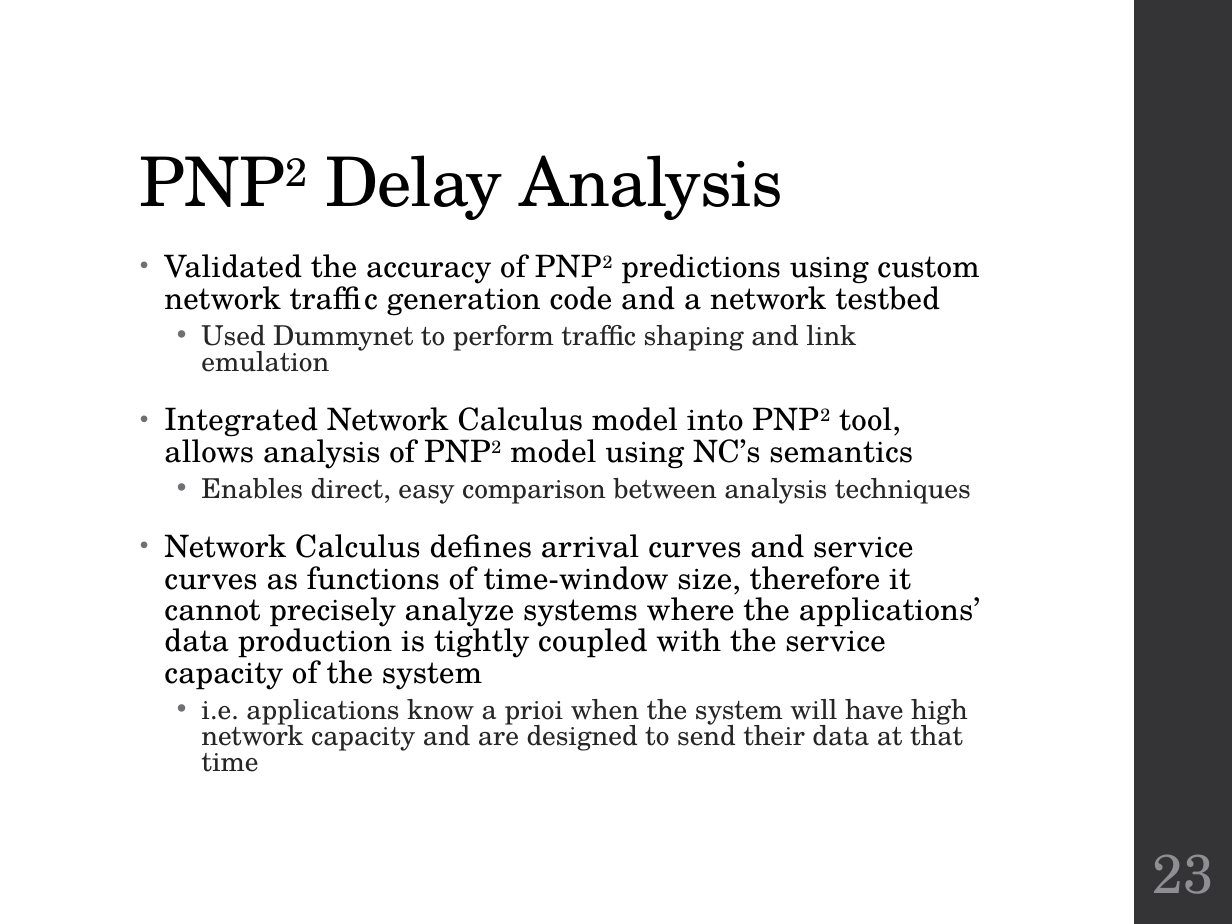
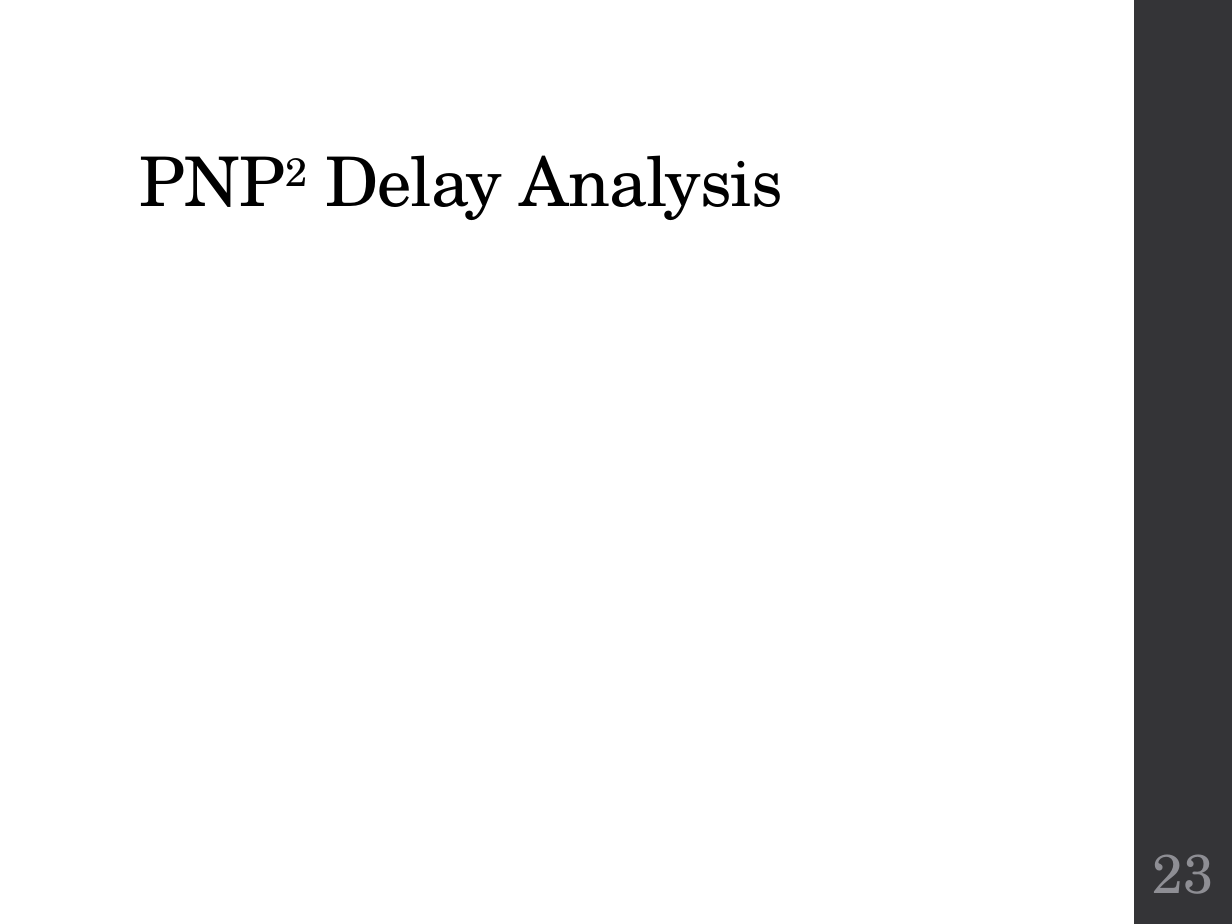
Before and after one commit to finger563/cbsat, a slide deck: slide 23 of thesis/Defense.pptx. Drawn at 1232x924 pixels with LibreOffice and Linux fonts; fonts in the diff are those of the drawing; grey boxes stand for pictures. Boxes give left, top, right and bottom in pixels: in the first picture for what was removed or moved away, otherwise in the second. Text is boxed around its words. In the diff, an @@ line names an element or a change of style, - is before the commit and + after.

Commit message:
added delay slides

```diff
--- a/thesis/Defense.pptx
+++ b/thesis/Defense.pptx
@@ text removed at box(164, 254, 980, 772) @@
-• Validated the accuracy of PNP2 predictions using custom network traffic generation code and a network testbed
-  • Used Dummynet to perform traffic shaping and link emulation
-• Integrated Network Calculus model into PNP2 tool, allows analysis of PNP2 model using NC’s semantics
-  • Enables direct, easy comparison between analysis techniques
-• Network Calculus defines arrival curves and service curves as functions of time-window size, therefore it cannot precisely analyze systems where the applications’ data production is tightly coupled with the service capacity of the system
-  • i.e. applications know a prioi when the system will have high network capacity and are designed to send their data at that time
```
Also in this commit, not shown: 1 other slide changed, 1 slide added.
